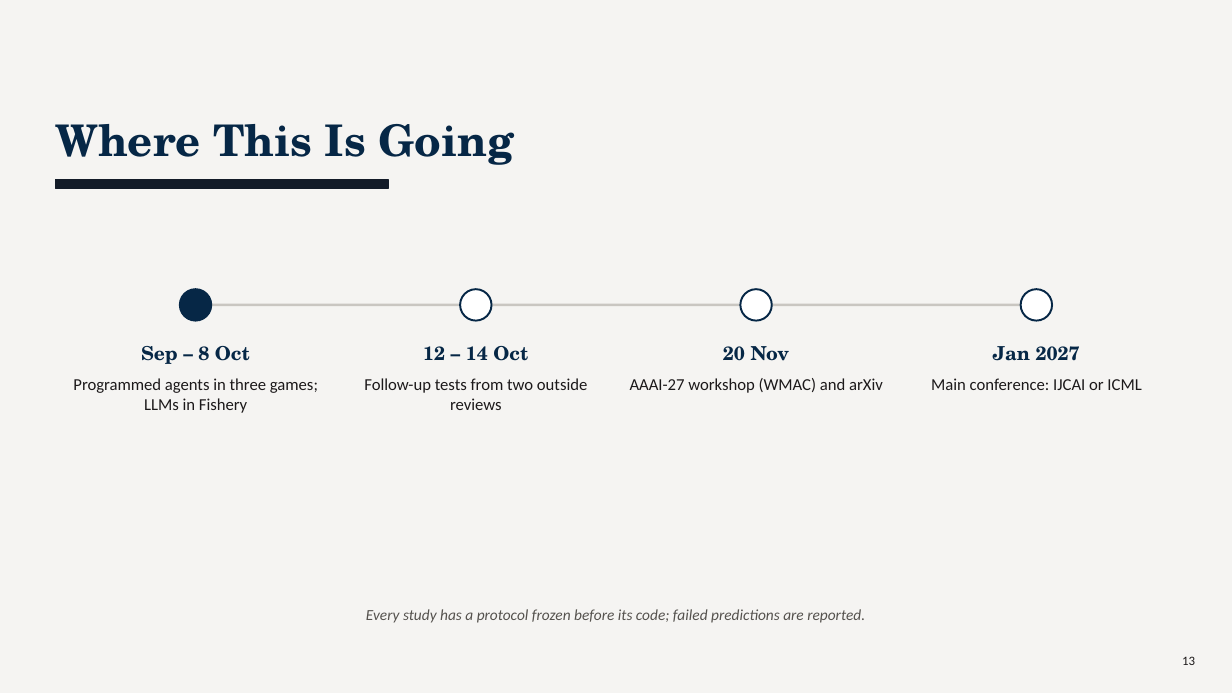
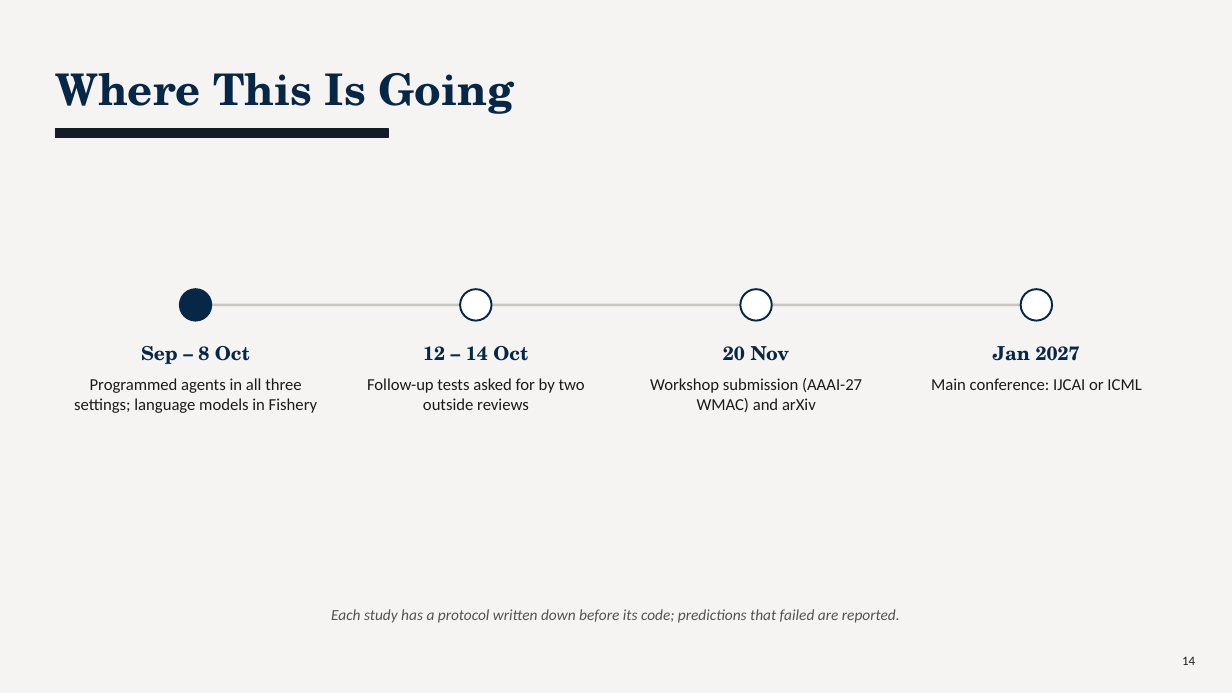
Before and after one commit to TallowCatch/invasion-commons, a slide deck: slide 14 of notes/slides/2026-10-13_phd_catchup/phd_catchup_2026-10-13.pptx (slide 13 before the commit). Drawn at 1232x693 pixels with LibreOffice and Linux fonts; fonts in the diff are those of the drawing. Boxes give left, top, right and bottom in pixels: in the first picture for what was removed or moved away, otherwise in the second. Text is boxed around its words. In the diff, an @@ line names an element or a change of style, - is before the commit and + after.

```diff
--- a/notes/slides/2026-10-13_phd_catchup/phd_catchup_2026-10-13.pptx
+++ b/notes/slides/2026-10-13_phd_catchup/phd_catchup_2026-10-13.pptx
@@ text "Where This Is Going": place and size @@
-text "Where This Is Going" at bbox=[55, 124, 513, 165]
+text "Where This Is Going" at bbox=[55, 73, 513, 114]
@@ rectangle: place and size @@
-rectangle at bbox=[55, 179, 388, 189]
+rectangle at bbox=[55, 128, 388, 138]
@@ text at bbox=[74, 378, 317, 413]: text changed @@
-Programmed agents in three games; LLMs in Fishery
+Programmed agents in all three settings; language models in Fishery
@@ text at bbox=[367, 378, 585, 410]: text changed @@
-Follow-up tests from two outside reviews
+Follow-up tests asked for by two outside reviews
@@ text at bbox=[650, 378, 862, 412]: text changed @@
-AAAI-27 workshop (WMAC) and arXiv
+Workshop submission (AAAI-27 WMAC) and arXiv
@@ text at bbox=[331, 609, 900, 623]: text changed @@
-Every study has a protocol frozen before its code; failed predictions are reported.
+Each study has a protocol written down before its code; predictions that failed are reported.
@@ text at bbox=[1182, 657, 1195, 665]: text changed @@
-13
+14
```
Also in this commit, not shown: 7 other slides changed, 7 slides added, 6 slides removed, 2 other files.
